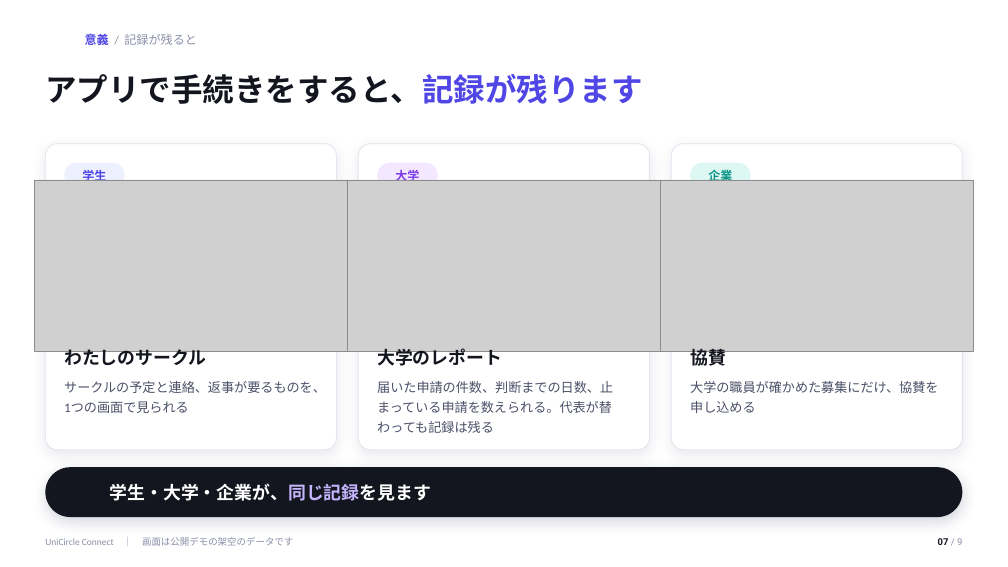
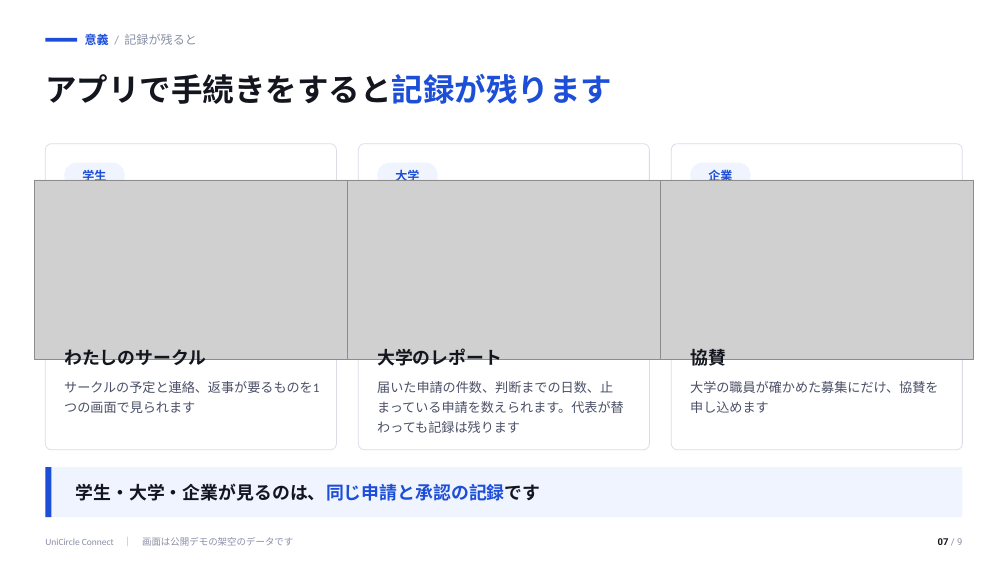
Before and after one commit to chihaya0621/unicircle-connect-v2, a slide deck: slide 7 of docs/slides/20261107_UniCircle_Connect_発表/UniCircle Connect 発表.pptx. Drawn at 1008x567 pixels with LibreOffice and Linux fonts; fonts in the diff are those of the drawing; grey boxes stand for pictures; background and template pictures are left out. Boxes give left, top, right and bottom in pixels: in the first picture for what was removed or moved away, otherwise in the second. Text is boxed around its words. In the diff, an @@ line names an element or a change of style, - is before the commit and + after.

Commit message:
docs: 発表資料を、平らにした画面に合わせて作り直す
画面の飾りを外したので、資料の写真が実物と違う見た目になっていた。
新しい画面で写真を撮り直し、資料の見た目もそれに合わせた。

- 表紙の絵と、各ページの画面の写真を撮り直した
- 暗いページ、ぼかしの背景、グラデーションの線、影をやめ、白地に
  アプリと同じ青の1色にした
- 各ページの文と原稿を、読点を減らした言い切りの文に直した

```diff
--- a/docs/slides/20261107_UniCircle_Connect_発表/UniCircle Connect 発表.pptx
+++ b/docs/slides/20261107_UniCircle_Connect_発表/UniCircle Connect 発表.pptx
@@ text "意義 / 記録が残ると" at bbox=[85, 31, 197, 47]: text colour #4F46E5 to #1D4ED8 in "意義" @@
@@ rectangle added at bbox=[45, 38, 77, 42], fill #1D4ED8 @@
@@ text at bbox=[45, 74, 612, 104]: text changed @@
-アプリで手続きをすると、記録が残ります
+アプリで手続きをすると記録が残ります
@@ outline #E2E4EE 0.75 pt to #DADDE8 0.75 pt; shadow off; proportions changed in 3 elements at bbox=[45, 144, 337, 450], bbox=[358, 144, 650, 450], bbox=[671, 144, 963, 450] @@
@@ text "学生" at bbox=[82, 170, 106, 181]: text colour #4F46E5 to #1D4ED8 @@
@@ rounded rectangle at bbox=[64, 163, 125, 188]: fill #EEF0FF to #EFF4FF @@
@@ text "大学" at bbox=[395, 170, 419, 181]: text colour #7C3AED to #1D4ED8 @@
@@ rounded rectangle at bbox=[377, 163, 438, 188]: fill #F3E8FF to #EFF4FF @@
@@ text "企業" at bbox=[708, 170, 732, 181]: text colour #0D9488 to #1D4ED8 @@
@@ rounded rectangle at bbox=[690, 163, 751, 188]: fill #DDF7F3 to #EFF4FF @@
@@ picture: place and size @@
-picture at bbox=[34, 180, 348, 352]
+picture at bbox=[34, 180, 348, 359]
@@ picture: place and size @@
-picture at bbox=[347, 180, 661, 352]
+picture at bbox=[347, 180, 661, 359]
@@ picture: place and size @@
-picture at bbox=[660, 180, 974, 352]
+picture at bbox=[660, 180, 974, 359]
@@ text at bbox=[64, 381, 319, 393]: text changed @@
-サークルの予定と連絡、返事が要るものを、1つの画面で見られる
+サークルの予定と連絡、返事が要るものを1つの画面で見られます
@@ text at bbox=[377, 381, 624, 433]: text changed @@
-届いた申請の件数、判断までの日数、止まっている申請を数えられる。代表が替わっても記録は残る
+届いた申請の件数、判断までの日数、止まっている申請を数えられます。代表が替わっても記録は残ります
@@ text at bbox=[690, 381, 938, 413]: text changed @@
-大学の職員が確かめた募集にだけ、協賛を申し込める
+大学の職員が確かめた募集にだけ、協賛を申し込めます
@@ rectangle at bbox=[45, 467, 963, 517]: rounded rectangle to rectangle; fill #14161F to #EFF4FF; shadow off @@
@@ rectangle added at bbox=[45, 467, 51, 517], fill #1D4ED8 @@
@@ text at bbox=[76, 483, 541, 501]: text changed; text colour #FFFFFF to #14161F @@
-学生・大学・企業が、同じ記録を見ます
+学生・大学・企業が見るのは、同じ申請と承認の記録です
```
Also in this commit, not shown: 8 other slides changed, 10 other files.
